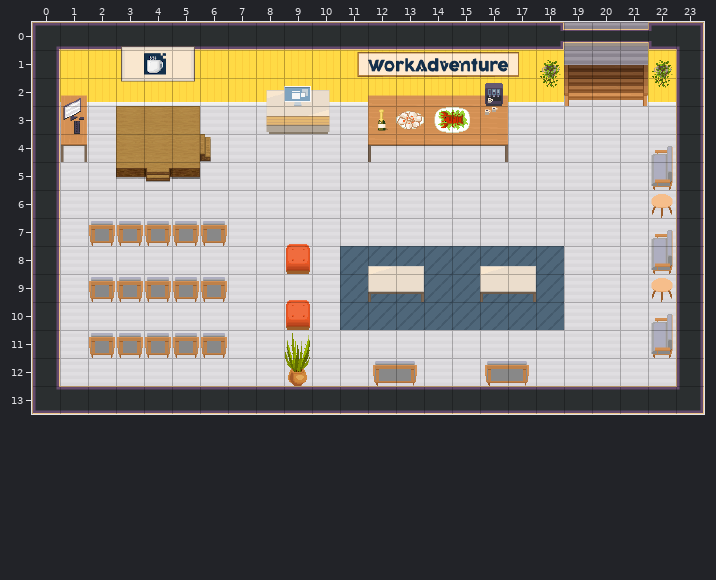
Two versions of a level (Tiled map (JSON), conference.tmj). The picture above is the old version.
Cells are 32x32 px. Shown: x 0..23, y 0..13.
Now the later version:
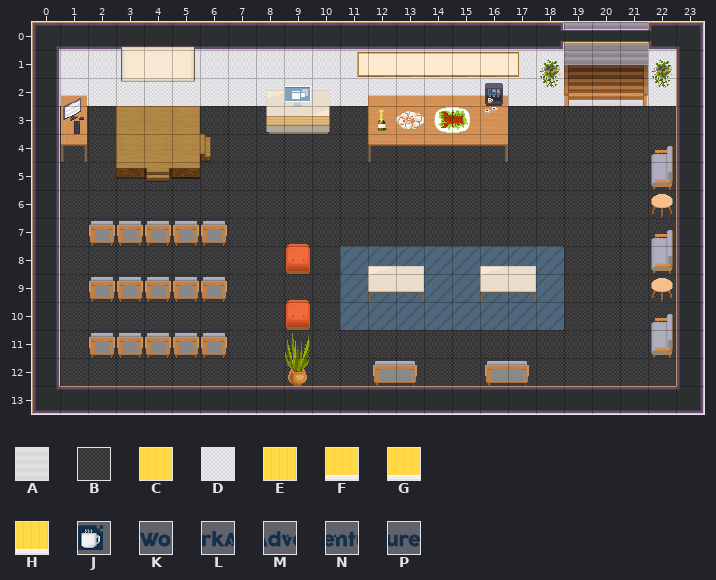
Key: from "Chunk 1": A 2, B 4, C 11, D 12, E 12 flipped left-right, F 13, G 14, H 14 flipped left-right, J 26, K 27, L 28, M 29, N 30, P 31.
_ is an empty cell, . an unchanged one.
The exact change:
--- layer "floor/floor1"
@@ x 1..22 @@
- 3 AA...AAA.AA.....AAAAAA
- 4 AA...AAAAAAAAAAAAAAAAA
- 5 AAAAAAAAAAAAAAAAAAAAAA
- 6 AAAAAAAAAAAAAAAAAAAAAA
- 7 AAAAAAAAAAAAAAAAAAAAAA
- 8 AAAAAAAAAA........AAAA
- 9 AAAAAAAAAA........AAAA
-10 AAAAAAAAAA........AAAA
-11 AAAAAAAAAAAAAAAAAAAAAA
-12 AAAAAAAAAAAAAAAAAAAAAA
+ 3 BB...BBB.BB.....BBBBBB
+ 4 BB...BBBBBBBBBBBBBBBBB
+ 5 BBBBBBBBBBBBBBBBBBBBBB
+ 6 BBBBBBBBBBBBBBBBBBBBBB
+ 7 BBBBBBBBBBBBBBBBBBBBBB
+ 8 BBBBBBBBBB........BBBB
+ 9 BBBBBBBBBB........BBBB
+10 BBBBBBBBBB........BBBB
+11 BBBBBBBBBBBBBBBBBBBBBB
+12 BBBBBBBBBBBBBBBBBBBBBB
--- layer "walls/walls1"
@@ x 1..22 @@
- 1 CCC.CCCCCCCCCCCCCC...E
- 2 FFFFFFFFFFFFFFFFFG...H
+ 1 DDD.DDDDDDDDDDDDDD...D
+ 2 DDDDDDDDDDDDDDDDDD...D
--- layer "furniture/furniture1"
@@ x 4..16 @@
- 1 J.......KLMNP
+ 1 _......._____
Where, in picture pixels (left, top, right, bottom), the same in both pictures:
changed: (60, 50, 676, 386)
